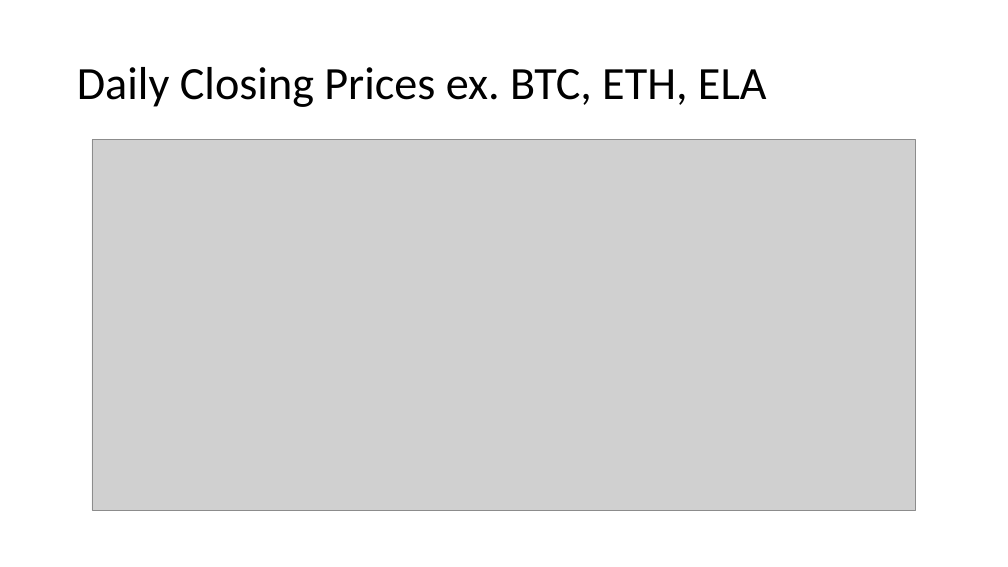
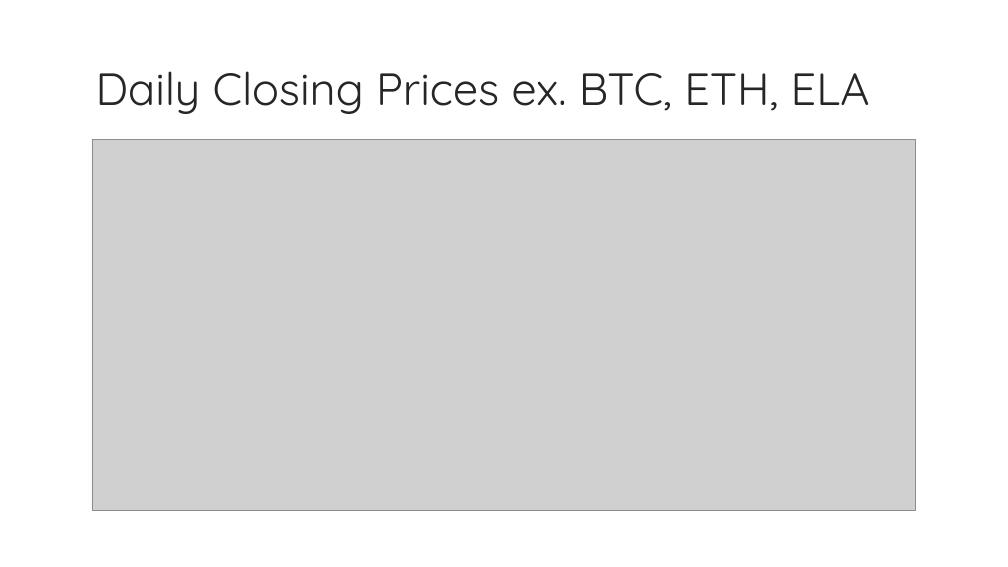
Before and after one commit to kevzha/CryptoAnalysis, a slide deck: slide 10 of Crypto Presentation.ppt. Drawn at 1008x567 pixels with LibreOffice and Linux fonts; fonts in the diff are those of the drawing; grey boxes stand for pictures; background and template pictures are left out. Boxes give left, top, right and bottom in pixels: in the first picture for what was removed or moved away, otherwise in the second. Text is boxed around its words. In the diff, an @@ line names an element or a change of style, - is before the commit and + after.

Commit message:
ppt formatting

```diff
--- a/Crypto Presentation.ppt
+++ b/Crypto Presentation.ppt
@@ title "Daily Closing Prices ex. BTC, ..." moved from (x1=77, y1=67, x2=767, y2=107) to (x1=96, y1=71, x2=870, y2=114) @@
@@ title "Daily Closing Prices ex. BTC, ..." at (x1=96, y1=71, x2=870, y2=114): size 44 to 43 pt, font Calibri to Quicksand, text colour #000000 to #262626 @@
```
Also in this commit, not shown: 10 other slides changed.
